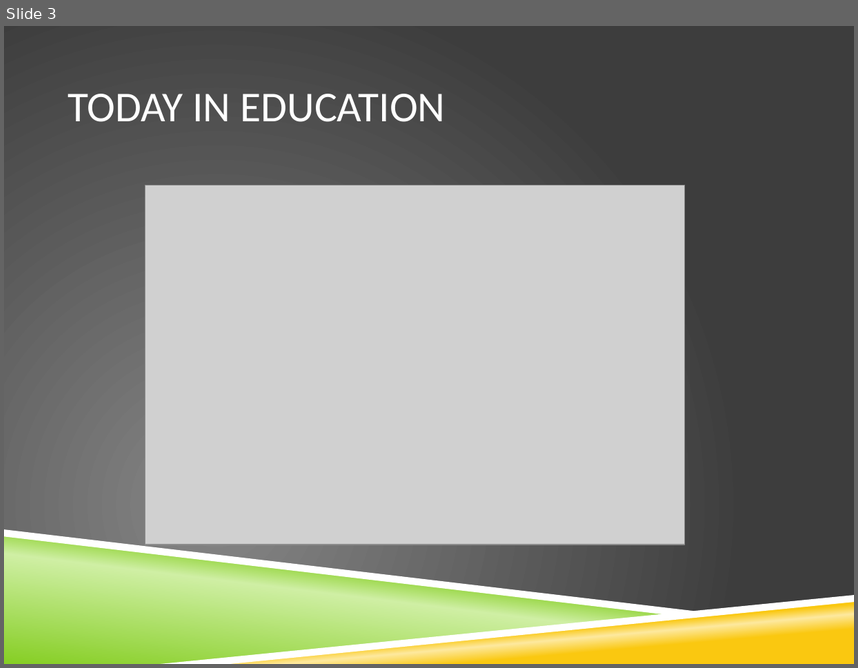
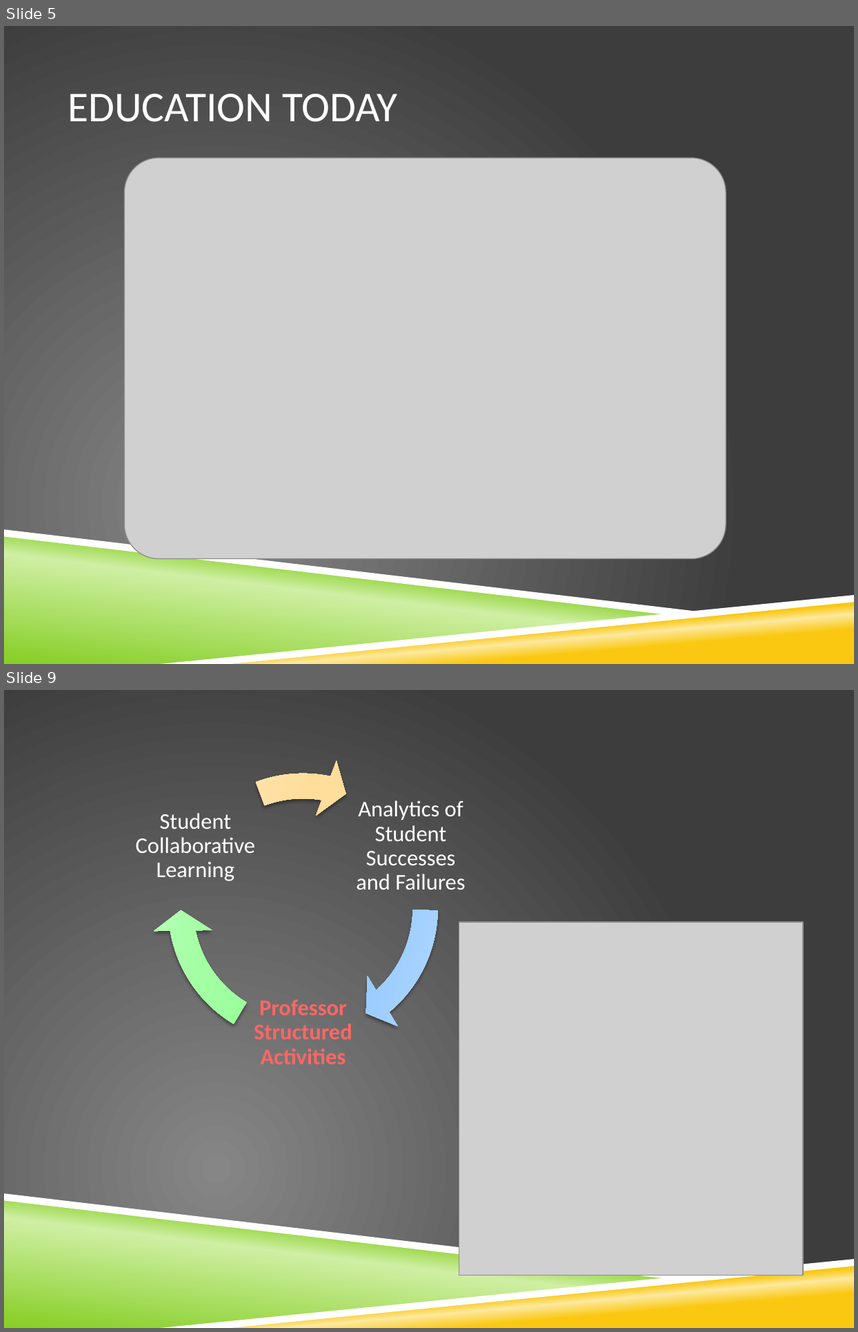
Before and after one commit to aplassard/NoteCollab, a slide deck: diagrams/Presentation1.pptx. Shown one above the other, each under a label of ours: slide 3 before the commit, slides 5 and 9 after it; the slides between them are not shown. The pictures are 858x668 and 858x1332 pixels, drawn with LibreOffice and Linux fonts; fonts in the diff are those of the drawing; grey boxes stand for pictures; background and template pictures are left out. Boxes give left, top, right and bottom in pixels: in the first picture for what was removed or moved away, otherwise in the second. Text is boxed around its words. In the diff, an @@ line names an element or a change of style, - is before the commit and + after.

```diff
--- a/diagrams/Presentation1.pptx
+++ b/diagrams/Presentation1.pptx
@@ slide 9 added at <box>4,690,854,1328</box>, background picture (left out); not listed: 4 template elements that a slide beside it also shows @@
@@ group added at <box>136,757,465,1064</box>: 3 texts, 3 circular arrows @@
+Analytics of Student Successes and Failures
+Professor Structured Activities
+Student Collaborative Learning
@@ picture added at <box>459,922,802,1276</box> @@
@@ what was slide 3 is now slide 5 @@
@@ slide 5 changed as well @@
@@ title at <box>67,94,397,122</box>: text changed @@
-TODAY IN EDUCATION
+EDUCATION TODAY
@@ picture: place and size @@
-picture at <box>145,185,685,545</box>
+picture at <box>125,158,726,558</box>
```
Also in this commit, not shown: 2 other slides changed, 12 other slides added, 5 slides removed, 17 other files.
